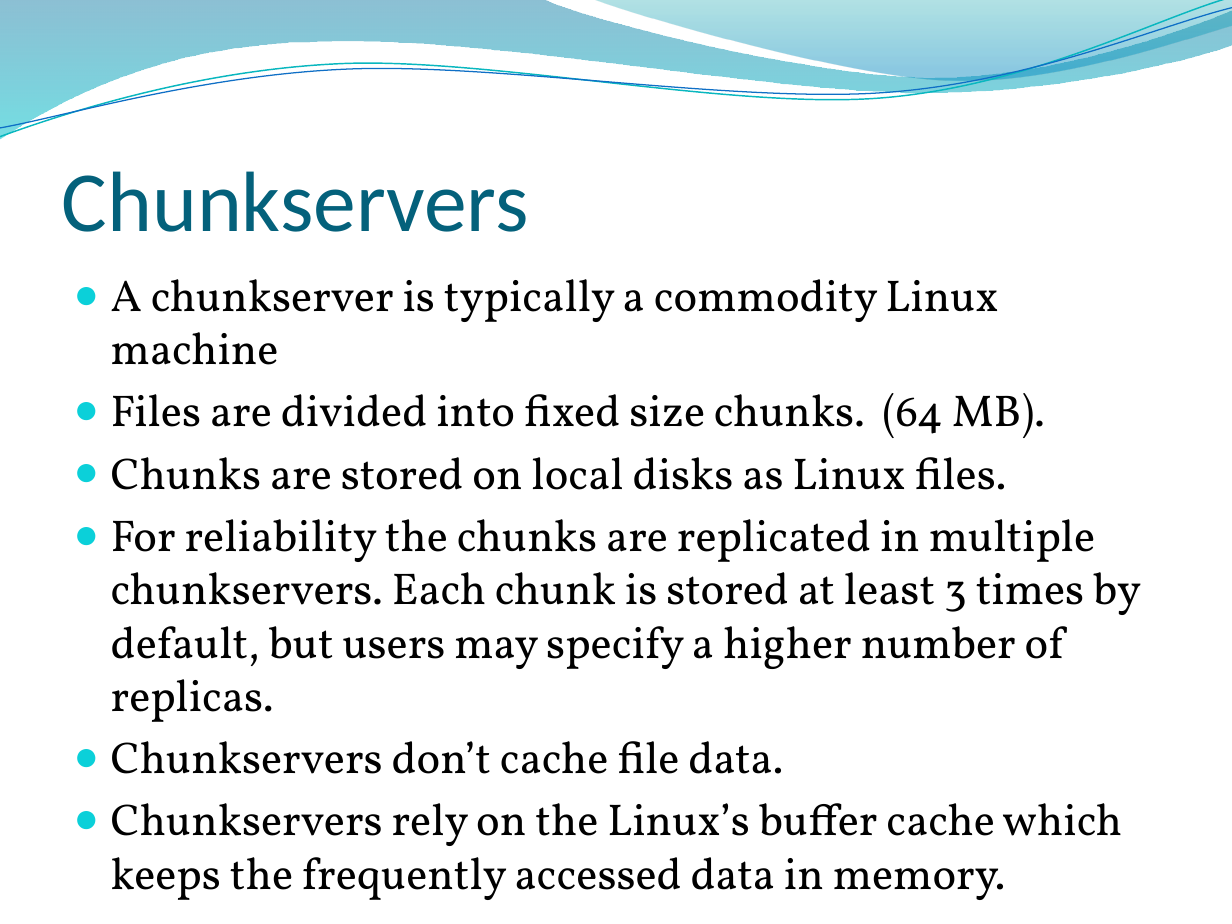
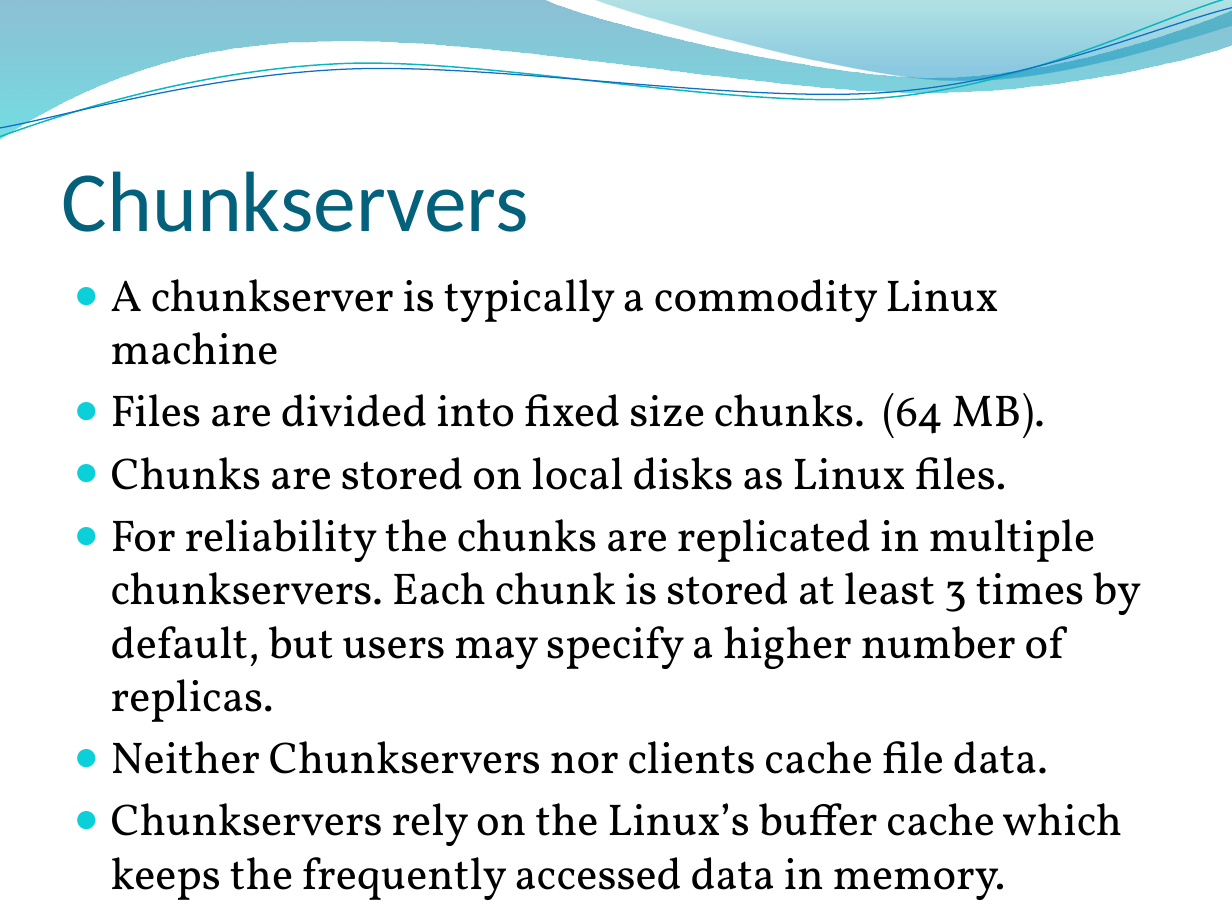
Before and after one commit to edvelezg/unb-os, a slide deck: slide 10 of google-fs/google-fs.pptx (slide 11 before the commit). Drawn at 1232x924 pixels with LibreOffice and Linux fonts; fonts in the diff are those of the drawing; background and template pictures are left out. Boxes give left, top, right and bottom in pixels: in the first picture for what was removed or moved away, otherwise in the second. Text is boxed around its words. In the diff, an @@ line names an element or a change of style, - is before the commit and + after.

```diff
--- a/google-fs/google-fs.pptx
+++ b/google-fs/google-fs.pptx
@@ text at (111,741,1048,774): text changed @@
-● Chunkservers don’t cache file data.
+● Neither Chunkservers nor clients cache file data.
```
Also in this commit, not shown: 12 other slides changed, 2 slides added, 4 slides removed.
